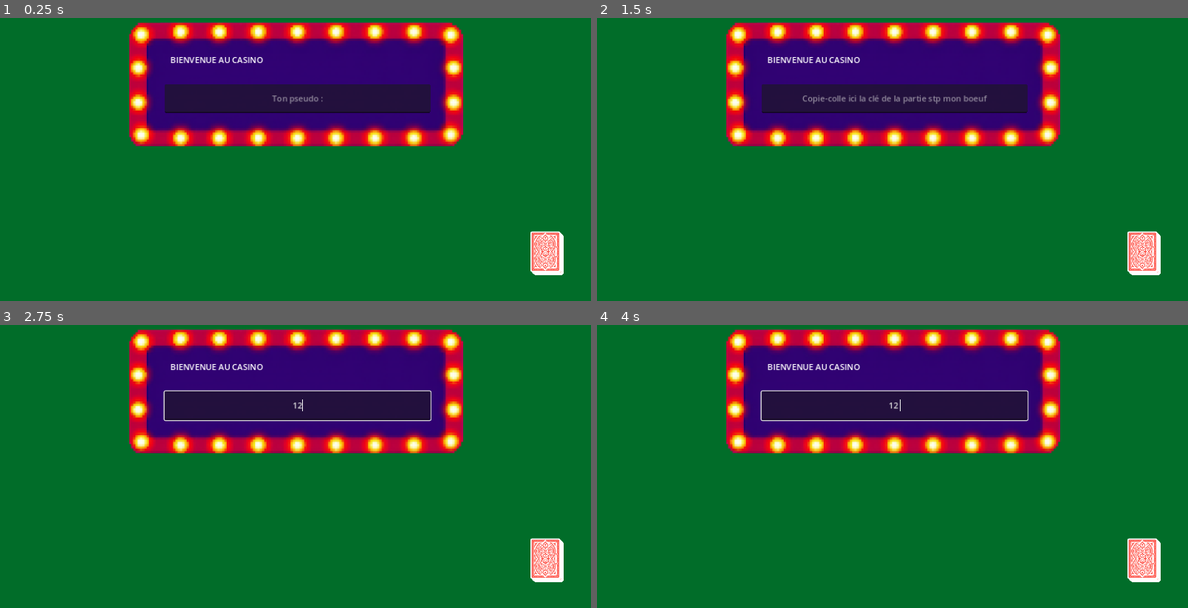
Above: before the commit, frames 1-4 (two rows, left to right).
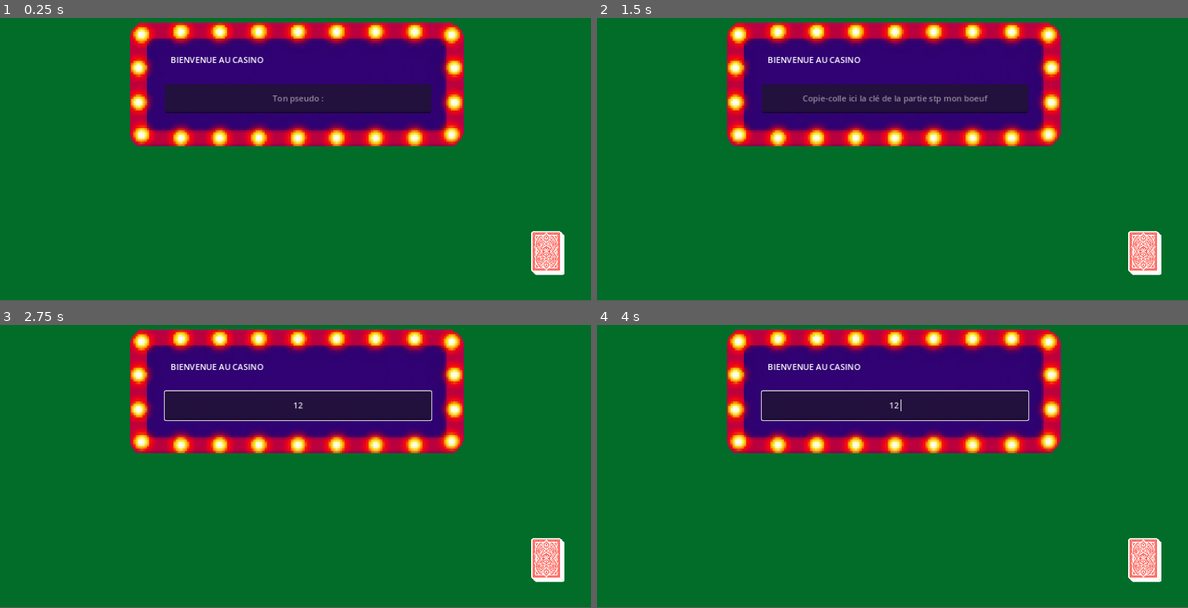
Above: after the commit, the same moments.

Repository: Alex-Onceanu/ProjectGambling
Game: Godot game, scene res://game_room.tscn
The game is run twice, just before and just after one commit, with the same random seed, the same clock (stepped at 60 frames per second) and the same inputs.
Inputs (mouse positions are in pixels of both pictures, inside the frame that each line leads up to):
- Up to frame 1 (0.25 s): no input
- Up to frame 2 (1.5 s): click (892, 100) at 0.52 s; type "Alex" at 0.6 s; tap Enter at 1.25 s
- Up to frame 3 (2.75 s): click (295, 407) at 2.02 s; type "12" at 2.1 s
- Up to frame 4 (4 s): tap Space at 2.75 s; tap Enter at 3.5 s
The window is 800x450 before the commit and 800x449 after it. Grey fills any space a smaller window leaves; there, only what the larger window draws over its background counts as a difference.

The runs differ from the first frame. In frame 1, 2.1% of the frame differs, in the area x 21-96%, y 1-91%; in frame 2, 2.3%; in frame 3, 2.3%; in frame 4, 2.3%.

Commit message:
Regles basiques du poker, reste a tester et a faire le client python

Diff:
--- a/game_room.gd
+++ b/game_room.gd
@@ -40,13 +40,14 @@
 		$Deck.deal_cards($Players/Player1, ["HA", "SA"], [$Players/Player2, $Players/Player3, $Players/Player4, $Players/Player5, $Players/Player6, $Players/Player7, $Players/Player8, $Players/Player9, $Players/Player10, $Players/Player11, $Players/Player12])
 		return
 
-	if len(new_text) <= 30:
+	if len(new_text) <= 10:
 		return
 
 	$EnterCode/Welcome.text = "En train de télécommuniquer..."
 
 	url = "https://" + new_text + ".ngrok-free.app"
 	$Requests/Register.request(str(url) + "/register/user?name=" + user_name)
+	$EnterCode/ServerKey.text = ""
 
 # se lance dès que le serveur nous a répondu (la réponse est en argument)
 func _on_register_completed(result, response_code, headers, body):
--- a/project.godot
+++ b/project.godot
@@ -17,10 +17,10 @@
 
 [display]
 
-window/size/viewport_width=1920
-window/size/viewport_height=1080
+window/size/viewport_width=1366
+window/size/viewport_height=768
 window/stretch/mode="canvas_items"
-window/stretch/scale=1.67
+window/stretch/scale=1.19
 
 [rendering]
 
Not shown, changed: poker_client.py
Not shown, changed: poker_server.py
